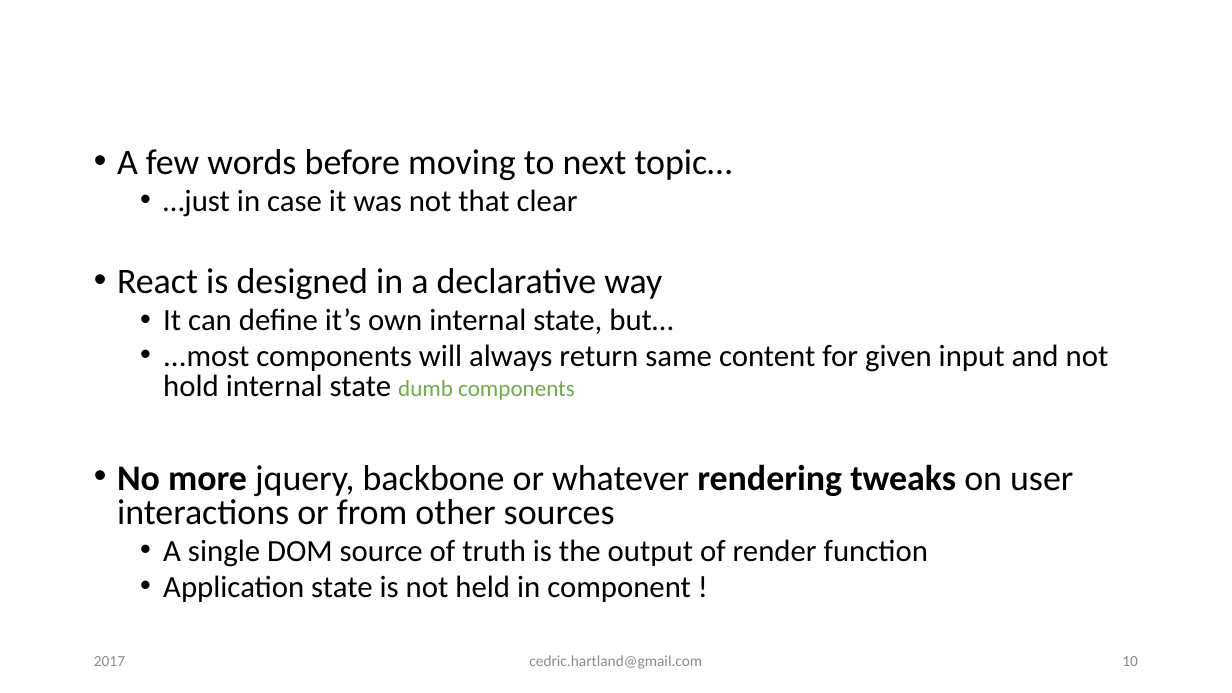
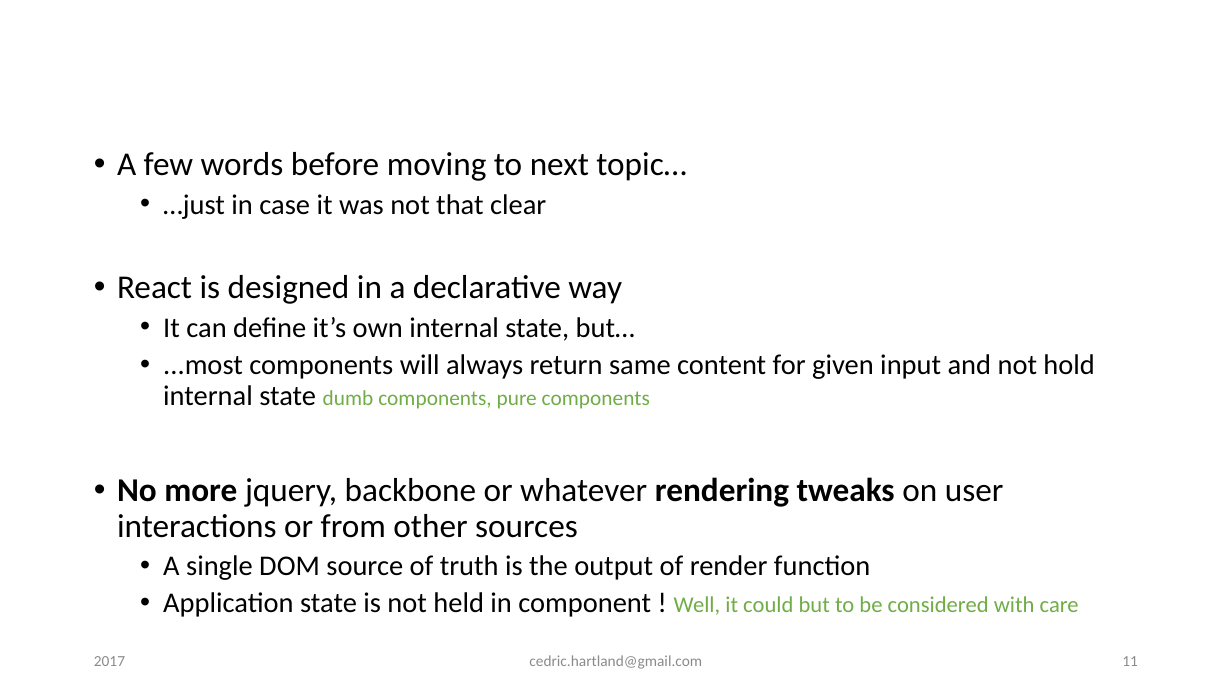
Before and after one commit to gigacool/react-redux-presentation, a slide deck: slide 11 of docs/React & Redux.pptx (slide 10 before the commit). Drawn at 1232x693 pixels with LibreOffice and Linux fonts; fonts in the diff are those of the drawing; background and template pictures are left out. Boxes give left, top, right and bottom in pixels: in the first picture for what was removed or moved away, otherwise in the second. Text is boxed around its words. In the diff, an @@ line names an element or a change of style, - is before the commit and + after.

```diff
--- a/docs/React & Redux.pptx
+++ b/docs/React & Redux.pptx
@@ text at box(117, 152, 1004, 580): size 28 to 25.9 pt in "A few words before moving to next ...", "React is designed in a declarative way", "No more jquery, backbone or whatever rendering ..."; size 24 to 22.2 pt in "…just in case it was not that ...", "It can define it’s own internal state, ...", "A single DOM source of truth is ..."; line spacing 0.8 to 0.9 @@
@@ text at box(163, 354, 1094, 409): text changed; size 24 to 22.2 pt @@
-  • ...most components will always return same content for given input and not hold internal state dumb components
+  • ...most components will always return same content for given input and not hold internal state dumb components, pure components
@@ text at box(163, 592, 1079, 617): text changed; size 24 to 22.2 pt @@
-  • Application state is not held in component !
+  • Application state is not held in component ! Well, it could but to be considered with care
@@ page number at box(1122, 656, 1138, 666): text changed @@
-10
+11
```
Also in this commit, not shown: 4 other slides changed, 4 slides added, 1 other file.
